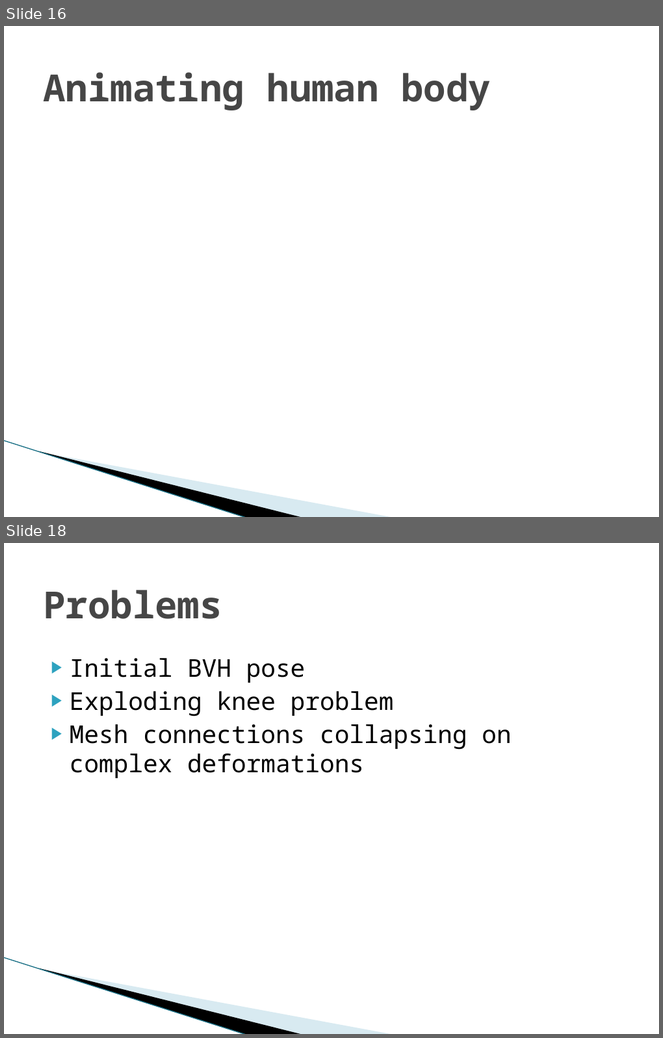
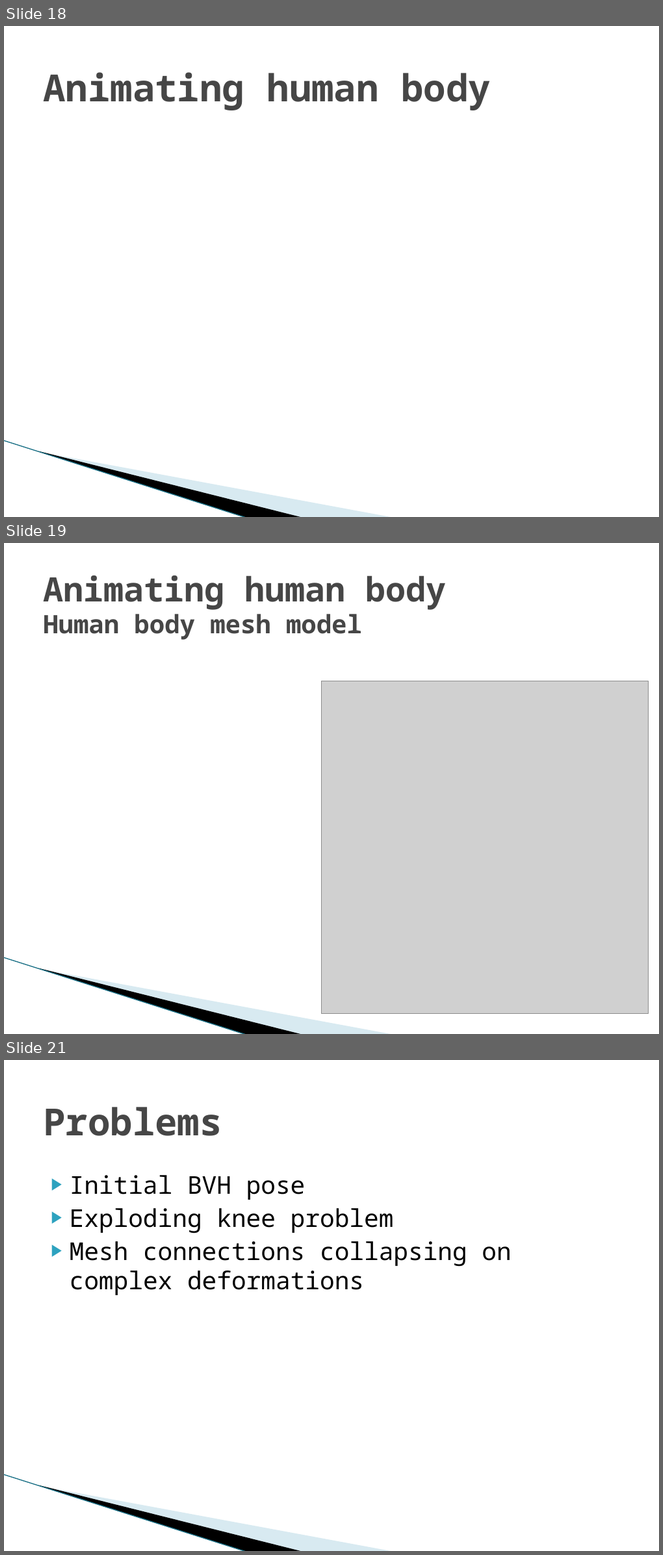
Before and after one commit to hobama/cvg01, a slide deck: docs/Presentation/Presentation.pptx. Shown one above the other, each under a label of ours: slides 16 and 18 before the commit, slides 18, 19 and 21 after it; the slides between them are not shown. The pictures are 663x1038 and 663x1555 pixels, drawn with LibreOffice and Linux fonts; fonts in the diff are those of the drawing; grey boxes stand for pictures; background and template pictures are left out. Boxes give left, top, right and bottom in pixels: in the first picture for what was removed or moved away, otherwise in the second. Text is boxed around its words. In the diff, an @@ line names an element or a change of style, - is before the commit and + after.

```diff
--- a/docs/Presentation/Presentation.pptx
+++ b/docs/Presentation/Presentation.pptx
@@ slide 19 added at (4,543,659,1034), background #FFFFFF; not listed: 3 template elements that a slide beside it also shows @@
@@ title added at (43,575,446,640), 36.9 pt, text #464646, bold @@
+Animating human body
+Human body mesh model
@@ picture added at (321,681,648,1014) @@
@@ what was slide 16 is now slide 18 @@
@@ what was slide 18 is now slide 21 @@
```
Also in this commit, not shown: 6 slides changed, 3 other slides added.
